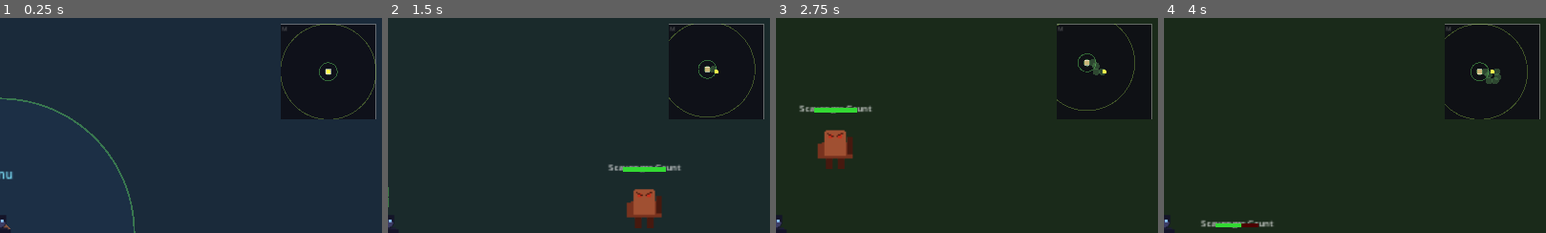
Above: before the commit, frames 1-4 (left to right).
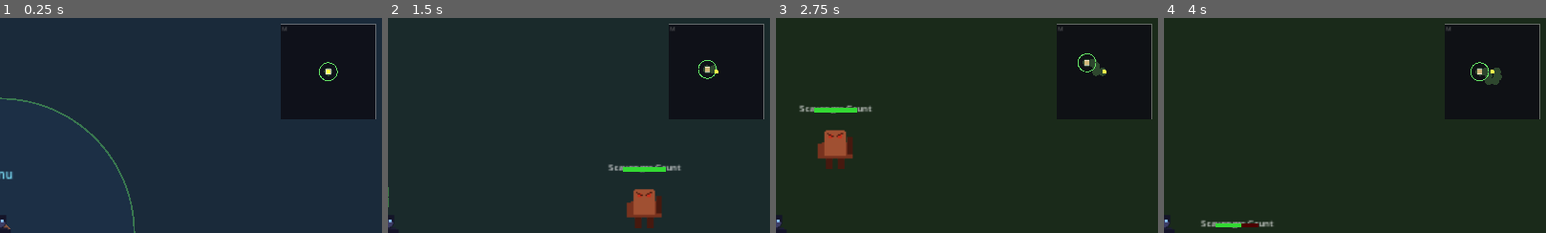
Above: after the commit, the same moments.

Repository: cbradshaw11/game-concept
Game: Godot game, scene res://scenes/world/world_scene.tscn
Two runs of this game, one before a commit and one after it. Both use one fixed random seed, a clock stepped at 60 frames per second and the inputs below.
Inputs (mouse positions are % of the whole screen's width and height, from its top left):
- Up to frame 1 (0.25 s): no input
- Up to frame 2 (1.5 s): tap Enter at 0.5 s; move the mouse to (72, 45) at 0.52 s; hold Right (ui_right) 0.53-1.28 s; tap Space (attack) at 0.6 s; click (72, 45) at 0.67 s; move the mouse to (30, 55) at 1.27 s; hold Down (ui_down) from 1.28 s (still down); tap R (attack_magic) at 1.35 s
- Up to frame 3 (2.75 s): move the mouse to (60, 28) at 2.02 s; release Down (ui_down) at 2.03 s; hold Right (ui_right) from 2.03 s (still down); tap Z (attack_melee) at 2.1 s
- Up to frame 4 (4 s): move the mouse to (45, 70) at 2.77 s; release Right (ui_right) at 2.78 s; hold Up (ui_up) 2.78-3.53 s; tap Q (attack_ranged) at 2.85 s; click (45, 70) at 2.92 s; move the mouse to (80, 65) at 3.52 s; hold Left (ui_left) from 3.53 s (still down); tap X (guard) at 3.6 s
The pictures show only the part of the screen within x 50-100%, y 0-50%; the shares and areas given below are measured in that part.

The runs differ from the first frame. In frame 1, 0.4% of the frame differs, in the area x 73-99%, y 2-48%; in frame 2, 0.3%; in frame 3, 0.3%; in frame 4, 0.4%, in the area x 73-96%, y 2-48%.

Commit message:
feat: fog of war map — starts empty (home ring always visible), reveals rings and terrain as explored

Diff:
--- a/game/scenes/world/world_scene.gd
+++ b/game/scenes/world/world_scene.gd
@@ -693,37 +693,59 @@
 	exp_panel.add_child(minimap_expanded_control)
 
 func _draw_minimap(control: Control, map_size: float) -> void:
-	# Map is player-centered. Scale: show ~800 world units around the player
 	var view_radius: float = 800.0
 	var scale_factor: float = (map_size * 0.5) / view_radius
 	var center := Vector2(map_size / 2.0, map_size / 2.0)
-	var cam_origin: Vector2 = player.position  # map center tracks player
-
-	# Explored areas (fog of war reveal)
+	var cam_origin: Vector2 = player.position
+	var reveal_r: float = 7.0 * (map_size / 160.0)  # reveal circle radius per point
+
+	var ring_defs := [
+		[150.0,  Color(0.4, 0.9, 0.4, 0.9)],
+		[800.0,  Color(0.6, 0.8, 0.3, 0.9)],
+		[2000.0, Color(0.9, 0.7, 0.2, 0.9)],
+		[4000.0, Color(0.9, 0.2, 0.2, 0.9)],
+	]
+	var ring_center: Vector2 = (HOME_POS - cam_origin) * scale_factor + center
+
+	# Step 1: Draw explored terrain (revealed ground)
 	for pos in explored_positions:
 		var map_pos: Vector2 = (pos - cam_origin) * scale_factor + center
-		if map_pos.x >= -10.0 and map_pos.x <= map_size + 10.0 and map_pos.y >= -10.0 and map_pos.y <= map_size + 10.0:
-			control.draw_circle(map_pos, 6.0 * (map_size / 160.0), Color(0.3, 0.5, 0.3, 0.5))
-
-	# Zone ring outlines (drawn relative to HOME_POS, which moves as cam moves)
-	var rings := [
-		[150.0,  Color(0.4, 0.9, 0.4, 0.4)],
-		[800.0,  Color(0.6, 0.8, 0.3, 0.35)],
-		[2000.0, Color(0.9, 0.7, 0.2, 0.35)],
-		[4000.0, Color(0.9, 0.2, 0.2, 0.35)],
-	]
-	for ring_data in rings:
-		var r: float = ring_data[0] * scale_factor
-		var ring_center: Vector2 = (HOME_POS - cam_origin) * scale_factor + center
-		control.draw_arc(ring_center, r, 0.0, TAU, 80, ring_data[1], 1.5)
-
-	# Home icon — small square, positioned relative to camera
+		if map_pos.x >= -reveal_r and map_pos.x <= map_size + reveal_r and map_pos.y >= -reveal_r and map_pos.y <= map_size + reveal_r:
+			control.draw_circle(map_pos, reveal_r, Color(0.18, 0.28, 0.18, 1.0))
+
+	# Step 2: Draw ring segments only where they pass through explored areas
+	# Check each ring arc segment — only draw segments near an explored point
+	for ring_data in ring_defs:
+		var world_r: float = ring_data[0]
+		var ring_col: Color = ring_data[1]
+		var map_r: float = world_r * scale_factor
+		var seg_count := 120
+		for i in range(seg_count):
+			var angle_a: float = (float(i) / seg_count) * TAU
+			var angle_b: float = (float(i + 1) / seg_count) * TAU
+			var seg_mid_world: Vector2 = HOME_POS + Vector2(cos((angle_a + angle_b) * 0.5), sin((angle_a + angle_b) * 0.5)) * world_r
+			# Check if any explored point is near this segment
+			var visible := false
+			for exp_pos in explored_positions:
+				if exp_pos.distance_squared_to(seg_mid_world) < 120000.0:  # ~350 world units reveal radius for rings
+					visible = true
+					break
+			if visible:
+				var p_a: Vector2 = ring_center + Vector2(cos(angle_a), sin(angle_a)) * map_r
+				var p_b: Vector2 = ring_center + Vector2(cos(angle_b), sin(angle_b)) * map_r
+				control.draw_line(p_a, p_b, ring_col, 1.5)
+
+	# Step 3: Home icon — always visible (home base is always known)
 	var home_map: Vector2 = (HOME_POS - cam_origin) * scale_factor + center
 	if home_map.x >= -6 and home_map.x <= map_size + 6 and home_map.y >= -6 and home_map.y <= map_size + 6:
-		control.draw_rect(Rect2(home_map - Vector2(4, 4), Vector2(8, 8)), Color(0.85, 0.75, 0.5, 0.9))
-		control.draw_rect(Rect2(home_map - Vector2(4, 4), Vector2(8, 8)), Color(1.0, 1.0, 1.0, 0.5), false, 1.0)
-
-	# Player dot — always at center of map
+		control.draw_rect(Rect2(home_map - Vector2(4, 4), Vector2(8, 8)), Color(0.85, 0.75, 0.5, 0.95))
+		control.draw_rect(Rect2(home_map - Vector2(4, 4), Vector2(8, 8)), Color(1.0, 1.0, 1.0, 0.6), false, 1.0)
+
+	# Step 4: Home ring always visible (you always know where home is)
+	var home_ring_r: float = 150.0 * scale_factor
+	control.draw_arc(ring_center, home_ring_r, 0.0, TAU, 60, Color(0.4, 0.9, 0.4, 0.7), 1.5)
+
+	# Step 5: Player dot — always at center
 	var dot_r: float = 3.5 * (map_size / 160.0)
 	control.draw_circle(center, dot_r, Color(1.0, 1.0, 0.3, 1.0))
 
